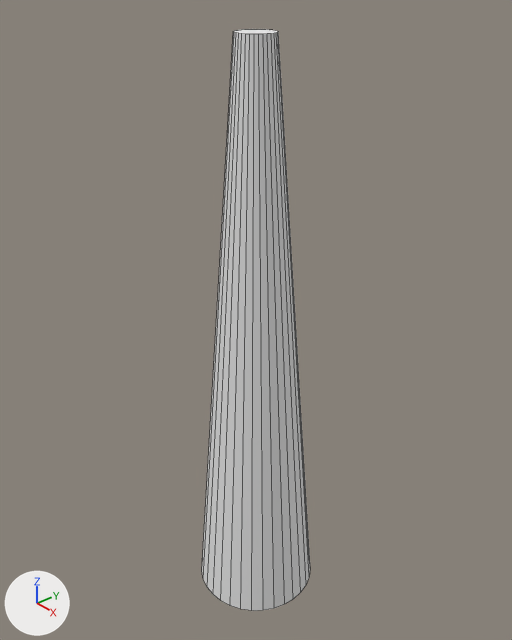
One commit to the Blender file 01-Models/mt-joint.blend: the scene before it, then after it.
Camera for both pictures: a 50 mm camera at (0.19, -0.165, 0.15) aimed at (-0.005, 0.004, 0.011). Every picture has the same lights, and +X, +Y and +Z are marked at lower left. Mesh edges are drawn as thin lines.
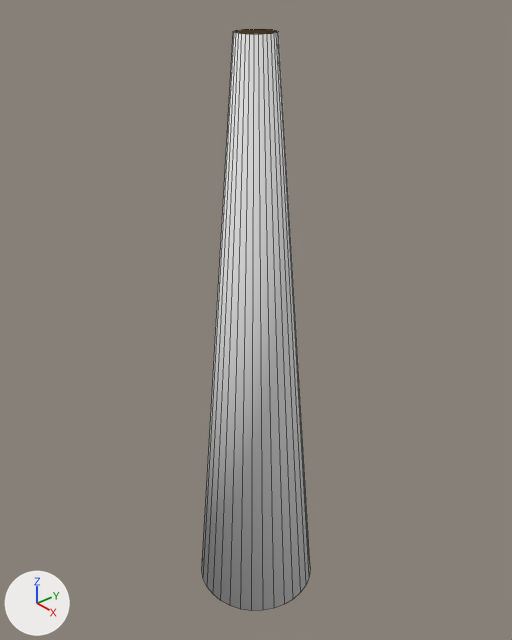
Where the change shows, as pixel boxes [x1, y1, x2, y2] in the pictures (512 x 640 px):
'Cone', shading changed, recoloured: [202, 29, 310, 611] in both
part 1 of me_cone, shading changed: [202, 32, 310, 611] in both
part 2 of me_cone, recoloured (white to brown): [233, 29, 278, 34] in both

The change in detail:
Material 'weed' (mat_weed) is new.
Its base color is (0.0726, 0.043, 0.0155) (brown #4c3a21).
me_cone has 64 vertices, 34 faces and spans x -0.18..0.18, y -0.18..0.18, z -0.83..0.83.
me_cone is used by ob_cone; location (0.0, 0.0, 0.0); scale (0.149, 0.149, 0.149).
me_cone part 1: all faces are now shaded smooth (34 of 34 changed).
me_cone part 2: all 2 faces centred in x 0.0, y 0.0, z -0.83..0.83 switch from mat_material_001 (white #e7e7e7) to mat_weed (brown #4c3b21).
